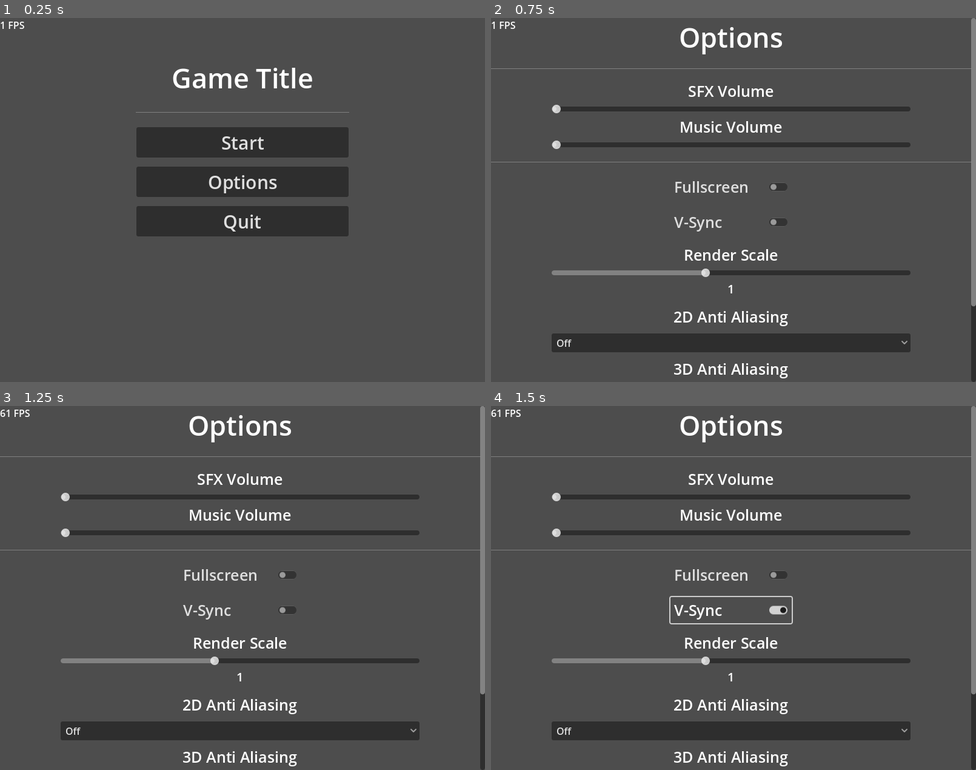
Above: before the commit, frames 1-4 (two rows, left to right).
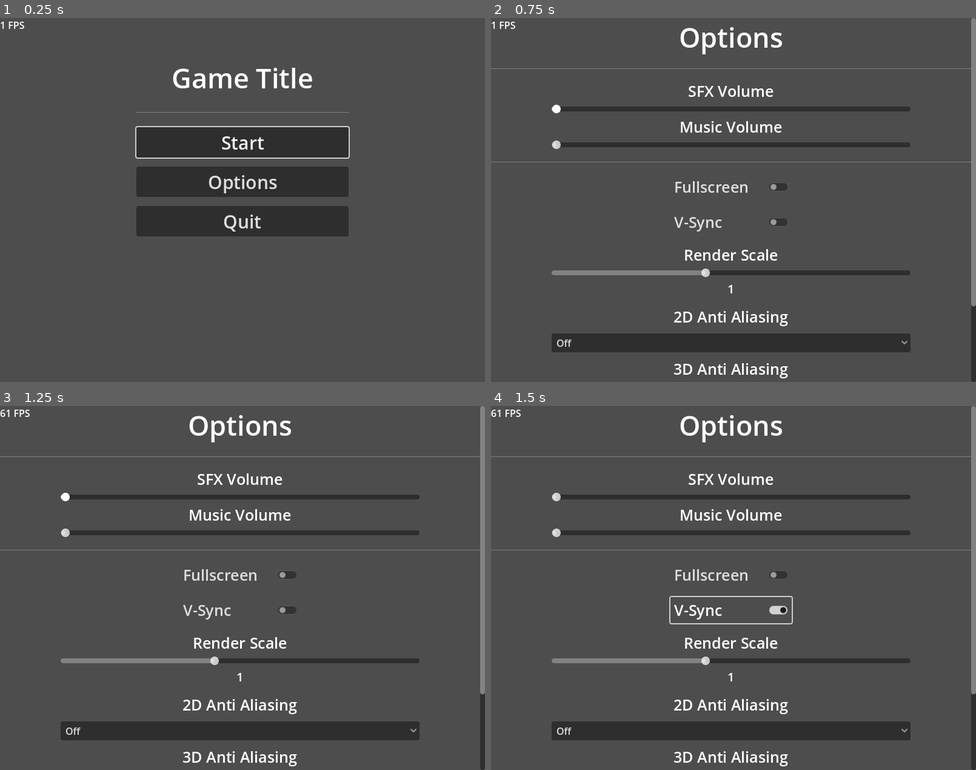
Above: after the commit, the same moments.

Repository: SavoVuksan/EasyMenus
Game: Godot game, scene res://Scenes/main_menu.tscn
The game is run twice, just before and just after one commit, with the same random seed, the same clock (stepped at 60 frames per second) and the same inputs.
Inputs:
- Up to frame 1 (0.25 s): no input
- Up to frame 2 (0.75 s): click "Options" at 0.5 s
- Up to frame 3 (1.25 s): no input
- Up to frame 4 (1.5 s): click "V-Sync" at 1.25 s

The runs differ from the first frame. In frame 1, 0.3% of the frame differs, in the area x 27-73%, y 29-39%; in frame 2, less than 0.1%; in frame 3, less than 0.1%; in frame 4, nothing differs.

Commit message:
Added Keyboard support for menus

Diff:
--- a/Scenes/main_menu.tscn
+++ b/Scenes/main_menu.tscn
@@ -40,11 +40,16 @@
 offset_bottom = 101.0
 
 [node name="StartGameButton" type="Button" parent="Content"]
+unique_name_in_owner = true
 custom_minimum_size = Vector2i(350, 0)
 offset_top = 116.0
 offset_right = 350.0
 offset_bottom = 166.0
 size_flags_horizontal = 4
+focus_neighbor_top = NodePath("../QuitButton")
+focus_neighbor_bottom = NodePath("../OptionsButton")
+focus_next = NodePath("../OptionsButton")
+focus_previous = NodePath("../QuitButton")
 theme_override_font_sizes/font_size = 30
 text = "Start"
 
@@ -54,6 +59,10 @@
 offset_right = 350.0
 offset_bottom = 231.0
 size_flags_horizontal = 4
+focus_neighbor_top = NodePath("../StartGameButton")
+focus_neighbor_bottom = NodePath("../QuitButton")
+focus_next = NodePath("../QuitButton")
+focus_previous = NodePath("../StartGameButton")
 theme_override_font_sizes/font_size = 30
 text = "Options"
 
@@ -63,6 +72,10 @@
 offset_right = 350.0
 offset_bottom = 296.0
 size_flags_horizontal = 4
+focus_neighbor_top = NodePath("../OptionsButton")
+focus_neighbor_bottom = NodePath("../StartGameButton")
+focus_next = NodePath("../StartGameButton")
+focus_previous = NodePath("../OptionsButton")
 theme_override_font_sizes/font_size = 30
 text = "Quit"
 
--- a/Scenes/options_menu.tscn
+++ b/Scenes/options_menu.tscn
@@ -19,6 +19,7 @@
 anchor_bottom = 1.0
 grow_horizontal = 2
 grow_vertical = 2
+follow_focus = true
 
 [node name="VBoxContainer" type="VBoxContainer" parent="ScrollContainer"]
 offset_right = 792.0
--- a/Scenes/pause_menu.tscn
+++ b/Scenes/pause_menu.tscn
@@ -39,6 +39,7 @@
 offset_bottom = 101.0
 
 [node name="ResumeGameButton" type="Button" parent="Content"]
+unique_name_in_owner = true
 custom_minimum_size = Vector2i(350, 0)
 layout_mode = 2
 offset_left = 225.0
--- a/Scenes/test_3d_scene.tscn
+++ b/Scenes/test_3d_scene.tscn
@@ -44,5 +44,3 @@
 
 [node name="PauseMenu" parent="." instance=ExtResource("1_8v2cp")]
 visible = false
-grow_horizontal = 2
-grow_vertical = 2
--- a/Scripts/main_menu_controller.gd
+++ b/Scripts/main_menu_controller.gd
@@ -1,7 +1,11 @@
 extends Control
 
+@onready var start_game_button: Button = $%StartGameButton
 @onready var options_menu: Control = $%OptionsMenu
 @onready var content: Control = $%Content
+
+func _ready():
+	start_game_button.grab_focus()
 
 func quit():
 	get_tree().quit()
@@ -13,6 +17,7 @@
 
 func close_options():
 	content.show();
+	start_game_button.grab_focus()
 	options_menu.hide()
 
 
--- a/Scripts/options_menu_controller.gd
+++ b/Scripts/options_menu_controller.gd
@@ -23,6 +23,8 @@
 
 # Called from outside initializes the options menu
 func on_open():
+	sfx_volume_slider.grab_focus()
+
 	sfx_bus_index = AudioServer.get_bus_index(OptionsConstants.sfx_bus_name)
 	music_bus_index = AudioServer.get_bus_index(OptionsConstants.music_bus_name)
 
--- a/Scripts/pause_menu_controller.gd
+++ b/Scripts/pause_menu_controller.gd
@@ -3,6 +3,7 @@
 
 @onready var content : VBoxContainer = $%Content
 @onready var options_menu: OptionsMenuController = $%OptionsMenu
+@onready var resume_game_button: Button = $%ResumeGameButton
 
 # Called when the node enters the scene tree for the first time.
 func _ready():
@@ -17,6 +18,7 @@
 	#Stops game and shows pause menu
 	get_tree().paused = true
 	show()
+	resume_game_button.grab_focus()
 
 func close_pause_menu():
 	get_tree().paused = false
@@ -46,6 +48,7 @@
 func _on_options_menu_close():
 	options_menu.hide()
 	content.show()
+	resume_game_button.grab_focus()
 
 
 func _on_quit_button_pressed():
